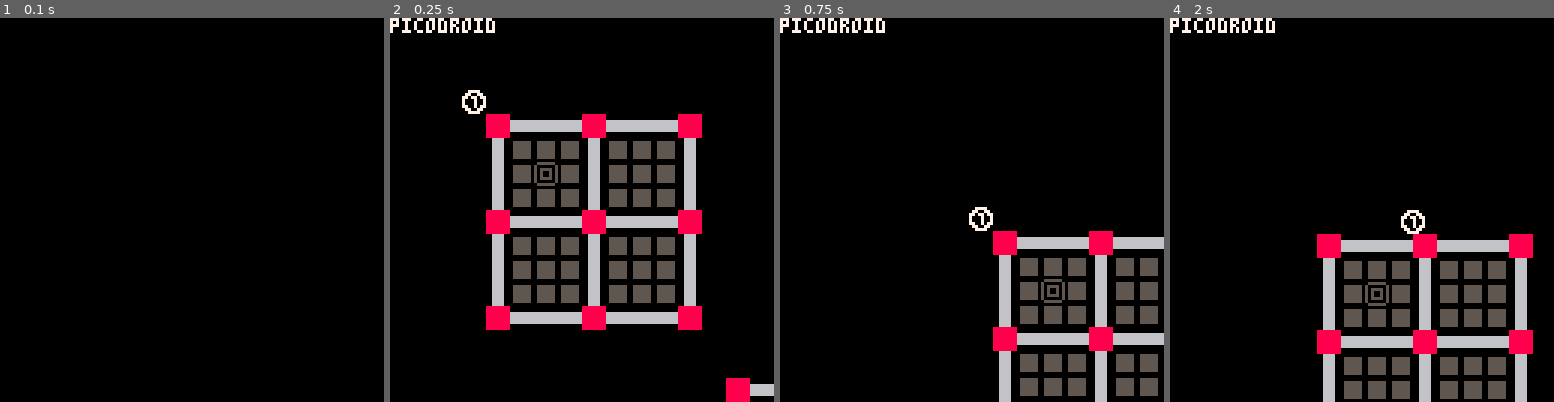
Above: before the commit, frames 1-4 (left to right).
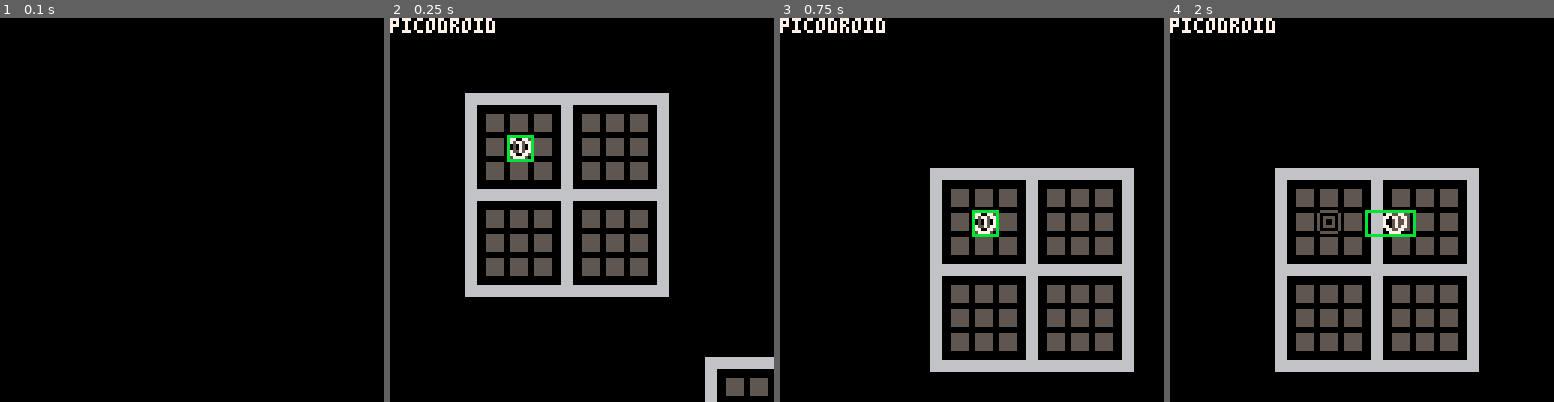
Above: after the commit, the same moments.

Repository: mslinklater/pico8
Game: PICO-8 cartridge carts/picodroid.p8
The game is run twice, just before and just after one commit, with the same random seed, the same clock (stepped at 60 frames per second) and the same inputs.
Inputs:
- Up to frame 1 (0.1 s): no input
- Up to frame 2 (0.25 s): no input
- Up to frame 3 (0.75 s): tap X (X key) at 0.33 s; tap O (Z key) at 0.7 s
- Up to frame 4 (2 s): tap X (X key) at 1.07, 1.85 s; hold Right from 1.6 s (still down); tap O (Z key) at 1.7 s

Frame 1 is identical in both runs. In frame 2, 25% of the frame differs, in the area x 18-100%, y 18-100%; in frame 3, 22%; in frame 4, 23%.

Commit message:
Moved over to table based wall building and started on collisions

Diff:
--- a/carts/picodroid.p8
+++ b/carts/picodroid.p8
@@ -68,19 +68,23 @@
 player_y=0
 player_vx=0
 player_vy=0
-player_max_speed=4
+player_max_speed=2
 player_damp=0.75
 
 cell_unknown=0
 cell_clear=1
 cell_floor=2
+
+coll_x1=8
+coll_y1=8
+coll_x2=32
+coll_y2=32
 
 -- map zones
 map_main_xmin=0
 map_main_xmax=95
 map_main_ymin=0
 map_main_ymax=47
-map_main_yreflect=23
 
 -- wall building data
 
@@ -92,130 +96,109 @@
 --|032|064|128|
 --+---+---+---+
 
-wall_building_data = {
-{sprite_wall_horizontal,{2,3,6,7,64,66,67,70,71,96,98,99,102,103,192,194,195,198,199,224,226,227,230,231}},
-{sprite_wall_vertical,{8,9,16,20,24,25,28,29,40,41,56,57,57,57,57,57,60,61,144,148,152,153,156,157,184,185,188,189}},
-{sprite_wall_t,{221,248,249,252,253}},
-{sprite_wall_l,{115,118,119,211,214,215,243,246,247}},
-
-{sprite_wall_r,{75,79,106,107,110,111,203,235,238,239}},
-
-{sprite_wall_b,{31,62,63,159,187,190,191}},
-{sprite_wall_tr,{4,104,105,109,200,201,205,232,233,236,237}},
-{sprite_wall_rb,{11,14,15,42,43,46,47,128,139,143,171,175}},
-{sprite_wall_lb,{19,22,23,32,55,147,150,151,182,183}},
-{sprite_wall_tl,{1,80,84,112,116,208,209,212,213,240,241,244,245}},
-{sprite_wall_lrb,{35,38,39,130,131,134,135,160,162,163,166}},
-{sprite_wall_tlb,{17,21,33,48,52,53,145,149,176,177,180,181}},
-{sprite_wall_tlr,{5,65,68,97,100,101,193,196,197,225,228,229}},
-{sprite_wall_trb,{12,13,44,45,132,136,137,141,168,169,172,173}},
-{sprite_wall_cross,{36,37,129,133,161,164,165}},
-{sprite_wall_zero,{127,154,222,251,254,255}}
-}
-
 wall_building_list = {
 --1-5
-sprite_dbg_col8, sprite_wall_horizontal, sprite_wall_horizontal, sprite_dbg_col8, sprite_dbg_col8,
+sprite_wall_tl, sprite_wall_horizontal, sprite_wall_horizontal, sprite_wall_tr, sprite_wall_tlr,
 --6-10
 sprite_wall_horizontal, sprite_wall_horizontal, sprite_wall_vertical, sprite_wall_vertical, sprite_dbg_col8,
 --11-15
-sprite_dbg_col8, sprite_dbg_col8, sprite_dbg_col8, sprite_dbg_col8, sprite_dbg_col8,
+sprite_wall_rb, sprite_wall_trb, sprite_wall_trb, sprite_wall_rb, sprite_wall_rb,
 --16-20
-sprite_wall_vertical, sprite_dbg_col8, sprite_dbg_col8, sprite_dbg_col8, sprite_wall_vertical,
+sprite_wall_vertical, sprite_wall_tlb, sprite_dbg_col8, sprite_wall_lb, sprite_wall_vertical,
 --21-25
-sprite_dbg_col8, sprite_dbg_col8, sprite_dbg_col8, sprite_wall_vertical, sprite_wall_vertical,
+sprite_wall_tlb, sprite_wall_lb, sprite_wall_lb, sprite_wall_vertical, sprite_wall_vertical,
 --26-30
 sprite_dbg_col8, sprite_dbg_col8, sprite_wall_vertical, sprite_wall_vertical, sprite_dbg_col8,
 --31-35
-sprite_dbg_col8, sprite_dbg_col8, sprite_dbg_col8, sprite_dbg_col8, sprite_dbg_col8,
+sprite_wall_b, sprite_wall_lb, sprite_wall_tlb, sprite_dbg_col8, sprite_wall_lrb,
 --36-40
-sprite_dbg_col8, sprite_dbg_col8, sprite_dbg_col8, sprite_dbg_col8, sprite_wall_vertical,
+sprite_wall_cross, sprite_wall_cross, sprite_wall_lrb, sprite_wall_lrb, sprite_wall_vertical,
 --41-45
-sprite_wall_vertical, sprite_dbg_col8, sprite_dbg_col8, sprite_dbg_col8, sprite_dbg_col8,
+sprite_wall_vertical, sprite_wall_rb, sprite_wall_rb, sprite_wall_trb, sprite_wall_trb,
 --46-50
-sprite_dbg_col8, sprite_dbg_col8, sprite_dbg_col8, sprite_dbg_col8, sprite_dbg_col8,
+sprite_wall_rb, sprite_wall_rb, sprite_wall_tlb, sprite_dbg_col8, sprite_dbg_col8,
 --51-55
-sprite_dbg_col8, sprite_dbg_col8, sprite_dbg_col8, sprite_dbg_col8, sprite_dbg_col8,
+sprite_dbg_col8, sprite_wall_tlb, sprite_wall_tlb, sprite_dbg_col8, sprite_wall_lb,
 --56-60
 sprite_wall_vertical, sprite_wall_vertical, sprite_dbg_col8, sprite_dbg_col8, sprite_wall_vertical,
 --61-65
-sprite_wall_vertical, sprite_dbg_col8, sprite_dbg_col8, sprite_wall_horizontal, sprite_dbg_col8,
+sprite_wall_vertical, sprite_wall_b, sprite_wall_b, sprite_wall_horizontal, sprite_wall_tlr,
 --66-70
-sprite_wall_horizontal, sprite_wall_horizontal, sprite_dbg_col8, sprite_dbg_col8, sprite_wall_horizontal,
+sprite_wall_horizontal, sprite_wall_horizontal, sprite_wall_tlr, sprite_dbg_col8, sprite_wall_horizontal,
 --71-75
-sprite_wall_horizontal, sprite_dbg_col8, sprite_dbg_col8, sprite_dbg_col8, sprite_dbg_col8,
+sprite_wall_horizontal, sprite_dbg_col8, sprite_dbg_col8, sprite_dbg_col8, sprite_wall_r,
 --76-80
-sprite_dbg_col8, sprite_dbg_col8, sprite_dbg_col8, sprite_dbg_col8, sprite_dbg_col8,
+sprite_dbg_col8, sprite_dbg_col8, sprite_dbg_col8, sprite_wall_r, sprite_wall_tl,
 --81-85
-sprite_dbg_col8, sprite_dbg_col8, sprite_dbg_col8, sprite_dbg_col8, sprite_dbg_col8,
+sprite_dbg_col8, sprite_dbg_col8, sprite_dbg_col8, sprite_wall_tl, sprite_dbg_col8,
 --86-90
 sprite_dbg_col8, sprite_dbg_col8, sprite_dbg_col8, sprite_dbg_col8, sprite_dbg_col8,
 --91-95
 sprite_dbg_col8, sprite_dbg_col8, sprite_dbg_col8, sprite_dbg_col8, sprite_dbg_col8,
 --96-100
-sprite_wall_horizontal, sprite_dbg_col8, sprite_wall_horizontal, sprite_wall_horizontal, sprite_dbg_col8,
+sprite_wall_horizontal, sprite_wall_tlr, sprite_wall_horizontal, sprite_wall_horizontal, sprite_wall_tlr,
 --101-105
-sprite_dbg_col8, sprite_wall_horizontal, sprite_wall_horizontal, sprite_dbg_col8, sprite_dbg_col8,
+sprite_wall_tlr, sprite_wall_horizontal, sprite_wall_horizontal, sprite_wall_tr, sprite_wall_tr,
 --106-110
-sprite_dbg_col8, sprite_dbg_col8, sprite_dbg_col8, sprite_dbg_col8, sprite_dbg_col8,
+sprite_wall_r, sprite_wall_r, sprite_dbg_col8, sprite_wall_tr, sprite_wall_r,
 --111-115
-sprite_dbg_col8, sprite_dbg_col8, sprite_dbg_col8, sprite_dbg_col8, sprite_wall_l,
+sprite_wall_r, sprite_wall_tl, sprite_dbg_col8, sprite_dbg_col8, sprite_wall_l,
 --116-120
-sprite_dbg_col8, sprite_dbg_col8, sprite_wall_l, sprite_wall_l, sprite_dbg_col8,
+sprite_wall_tl, sprite_dbg_col8, sprite_wall_l, sprite_wall_l, sprite_dbg_col8,
 --121-125
 sprite_dbg_col8, sprite_dbg_col8, sprite_dbg_col8, sprite_dbg_col8, sprite_dbg_col8,
 --126-130
-sprite_dbg_col8, sprite_dbg_col8, sprite_dbg_col8, sprite_dbg_col8, sprite_dbg_col8,
+sprite_dbg_col8, sprite_wall_zero, sprite_wall_rb, sprite_wall_cross, sprite_wall_lrb,
 --131-135
-sprite_dbg_col8, sprite_dbg_col8, sprite_dbg_col8, sprite_dbg_col8, sprite_dbg_col8,
+sprite_wall_lrb, sprite_wall_trb, sprite_wall_cross, sprite_wall_lrb, sprite_wall_lrb,
 --136-140
-sprite_dbg_col8, sprite_dbg_col8, sprite_dbg_col8, sprite_dbg_col8, sprite_dbg_col8,
+sprite_wall_trb, sprite_wall_trb, sprite_dbg_col8, sprite_wall_rb, sprite_dbg_col8,
 --141-145
-sprite_dbg_col8, sprite_dbg_col8, sprite_dbg_col8, sprite_wall_vertical, sprite_dbg_col8,
+sprite_wall_trb, sprite_dbg_col8, sprite_wall_rb, sprite_wall_vertical, sprite_wall_tlb,
 --146-150
-sprite_dbg_col8, sprite_dbg_col8, sprite_wall_vertical, sprite_dbg_col8, sprite_dbg_col8,
+sprite_dbg_col8, sprite_wall_lb, sprite_wall_vertical, sprite_wall_tlb, sprite_wall_lb,
 --151-155
-sprite_dbg_col8, sprite_wall_vertical, sprite_wall_vertical, sprite_dbg_col8, sprite_dbg_col8,
+sprite_wall_lb, sprite_wall_vertical, sprite_wall_vertical, sprite_wall_zero, sprite_dbg_col8,
 --156-160
-sprite_wall_vertical, sprite_wall_vertical, sprite_dbg_col8, sprite_dbg_col8, sprite_dbg_col8,
+sprite_wall_vertical, sprite_wall_vertical, sprite_dbg_col8, sprite_wall_b, sprite_wall_lrb,
 --161-165
-sprite_dbg_col8, sprite_dbg_col8, sprite_dbg_col8, sprite_dbg_col8, sprite_dbg_col8,
+sprite_wall_cross, sprite_wall_lrb, sprite_wall_lrb, sprite_wall_cross, sprite_wall_cross,
 --166-170
-sprite_dbg_col8, sprite_dbg_col8, sprite_dbg_col8, sprite_dbg_col8, sprite_dbg_col8,
+sprite_wall_lrb, sprite_dbg_col8, sprite_wall_trb, sprite_wall_trb, sprite_dbg_col8,
 --171-175
-sprite_dbg_col8, sprite_dbg_col8, sprite_dbg_col8, sprite_dbg_col8, sprite_dbg_col8,
+sprite_wall_rb, sprite_wall_trb, sprite_wall_trb, sprite_dbg_col8, sprite_wall_rb,
 --176-180
-sprite_dbg_col8, sprite_dbg_col8, sprite_dbg_col8, sprite_dbg_col8, sprite_dbg_col8,
+sprite_wall_tlb, sprite_wall_tlb, sprite_dbg_col8, sprite_dbg_col8, sprite_wall_tlb,
 --181-185
-sprite_dbg_col8, sprite_dbg_col8, sprite_dbg_col8, sprite_wall_vertical, sprite_wall_vertical,
+sprite_wall_tlb, sprite_wall_lb, sprite_wall_lb, sprite_wall_vertical, sprite_wall_vertical,
 --186-190
-sprite_dbg_col8, sprite_dbg_col8, sprite_wall_vertical, sprite_wall_vertical, sprite_dbg_col8,
+sprite_dbg_col8, sprite_wall_b, sprite_wall_vertical, sprite_wall_vertical, sprite_wall_b,
 --191-195
-sprite_dbg_col8, sprite_wall_horizontal, sprite_dbg_col8, sprite_wall_horizontal, sprite_wall_horizontal,
+sprite_wall_b, sprite_wall_horizontal, sprite_wall_tlr, sprite_wall_horizontal, sprite_wall_horizontal,
 --196-200
-sprite_dbg_col8, sprite_dbg_col8, sprite_wall_horizontal, sprite_wall_horizontal, sprite_dbg_col8,
+sprite_wall_tlr, sprite_wall_tlr, sprite_wall_horizontal, sprite_wall_horizontal, sprite_wall_tr,
 --201-205
-sprite_dbg_col8, sprite_dbg_col8, sprite_dbg_col8, sprite_dbg_col8, sprite_dbg_col8,
+sprite_wall_tr, sprite_dbg_col8, sprite_wall_r, sprite_dbg_col8, sprite_wall_tr,
 --205-210
-sprite_dbg_col8, sprite_dbg_col8, sprite_dbg_col8, sprite_dbg_col8, sprite_dbg_col8,
+sprite_dbg_col8, sprite_dbg_col8, sprite_wall_tl, sprite_wall_tl, sprite_dbg_col8,
 --211-215
-sprite_wall_l, sprite_dbg_col8, sprite_dbg_col8, sprite_wall_l, sprite_wall_l,
+sprite_wall_l, sprite_wall_tl, sprite_wall_tl, sprite_wall_l, sprite_wall_l,
 --216-220
 sprite_dbg_col8, sprite_dbg_col8, sprite_dbg_col8, sprite_dbg_col8, sprite_dbg_col8,
 --221-225
-sprite_wall_t, sprite_dbg_col8, sprite_dbg_col8, sprite_wall_horizontal, sprite_dbg_col8,
+sprite_wall_t, sprite_wall_zero, sprite_dbg_col8, sprite_wall_horizontal, sprite_wall_tlr,
 --226-230
-sprite_wall_horizontal, sprite_wall_horizontal, sprite_dbg_col8, sprite_dbg_col8, sprite_wall_horizontal,
+sprite_wall_horizontal, sprite_wall_horizontal, sprite_wall_tlr, sprite_wall_tlr, sprite_wall_horizontal,
 --231-235
-sprite_wall_horizontal, sprite_dbg_col8, sprite_dbg_col8, sprite_dbg_col8, sprite_dbg_col8,
+sprite_wall_horizontal, sprite_wall_tr, sprite_wall_tr, sprite_dbg_col8, sprite_wall_r,
 --236-240
-sprite_dbg_col8, sprite_dbg_col8, sprite_dbg_col8, sprite_dbg_col8, sprite_dbg_col8,
+sprite_wall_tr, sprite_wall_tr, sprite_wall_r, sprite_wall_r, sprite_wall_tl,
 --241-245
-sprite_dbg_col8, sprite_dbg_col8, sprite_wall_l, sprite_dbg_col8, sprite_dbg_col8,
+sprite_wall_tl, sprite_dbg_col8, sprite_wall_l, sprite_wall_tl, sprite_wall_tl,
 --246-250
 sprite_wall_l, sprite_wall_l, sprite_wall_t, sprite_wall_t, sprite_dbg_col8,
 --251-255
-sprite_dbg_col8, sprite_wall_t, sprite_wall_t, sprite_dbg_col8, sprite_dbg_col8,
+sprite_wall_zero, sprite_wall_t, sprite_wall_t, sprite_wall_zero, sprite_wall_zero,
 }
 
 -- map data
@@ -278,12 +261,6 @@
 				if (map_get_cell_state(column,row+1)==cell_floor) val+=64
 				if (map_get_cell_state(column+1,row+1)==cell_floor) val+=128
 
-				-- speed this up with a direct 255 entry table so no searching
---				for def in all(wall_building_data) do
---					for value in all(def[2]) do
---						if (val==value) mset(column,row,def[1])
---					end
---				end
 				mset(column,row,wall_building_list[val])
 			end
 		end
@@ -291,7 +268,14 @@
 end
 
 function map_set_player_to_start()
-
+	for row=2,map_main_xmax do
+		for column=2,map_main_ymax do
+			if mget(column,row)==sprite_player_start then
+				player_x=column*8
+				player_y=row*8
+			end
+		end
+	end
 end
 
 function build_map(map_num)
@@ -308,7 +292,7 @@
 			mset(cell[2],cell[3],sprite_player_start)
 		end
 	end
---	srand(17)
+--	srand(0)
 --	for i=1,80 do
 --		top=rnd(20)+2
 --		left=rnd(80)+2
@@ -325,6 +309,15 @@
 	build_map(1)
 end
 
+function do_wall_collision(x,y,vx,vy)
+	-- do left
+	coll_x1=(flr(x/8))*8
+	coll_y1=(flr(y/8))*8
+	coll_x2=(ceil((x+7)/8))*8
+	coll_y2=(ceil((y+7)/8))*8
+	return vx,vy
+end
+
 function update_input()
 	if btn(button_left) then
 	 player_vx-=1
@@ -340,6 +333,9 @@
 	end
 	player_vx=max(min(player_vx,player_max_speed),-player_max_speed)
 	player_vy=max(min(player_vy,player_max_speed),-player_max_speed)
+
+	player_vx,player_vy=do_wall_collision(player_x,player_y,player_vx,player_vy)
+
 	player_x+=player_vx
 	player_y+=player_vy
 	player_vx=player_vx*player_damp
@@ -373,6 +369,10 @@
 	map(0,0,map_main_xmin,map_main_ymin,map_main_xmax,map_main_ymax)
 	draw_player()
 	draw_debug()
+	line(coll_x1,coll_y1,coll_x2,coll_y1,11)
+	line(coll_x2,coll_y1,coll_x2,coll_y2,11)
+	line(coll_x2,coll_y2,coll_x1,coll_y2,11)
+	line(coll_x1,coll_y2,coll_x1,coll_y1,11)
 end
 __gfx__
 00000000000000000066660000000000000000000000000000666600006666000000000000000000006666000000000000666600006666000066660000000000
